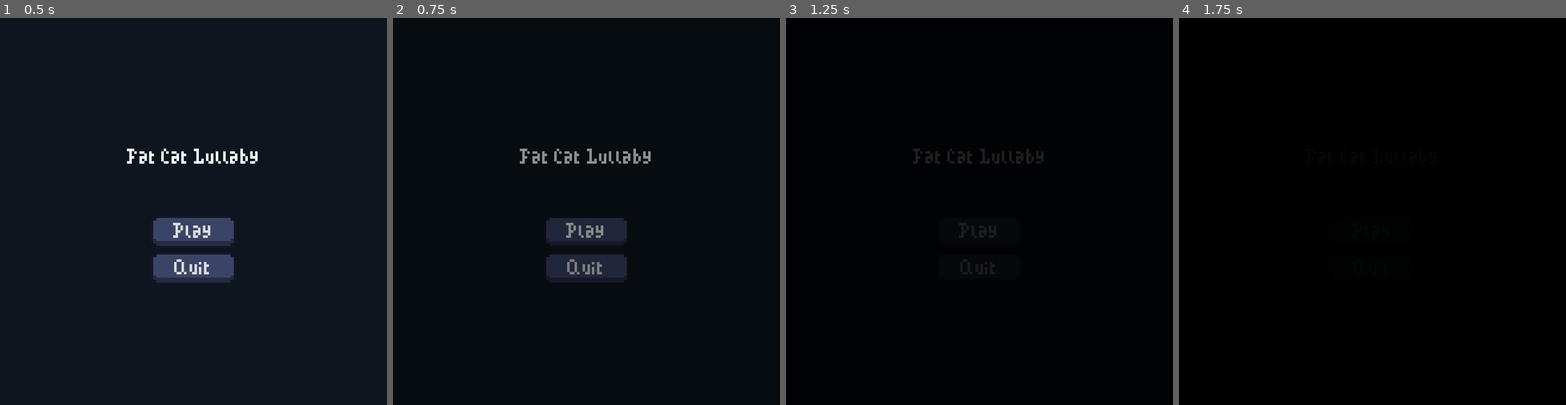
Above: before the commit, frames 1-4 (left to right).
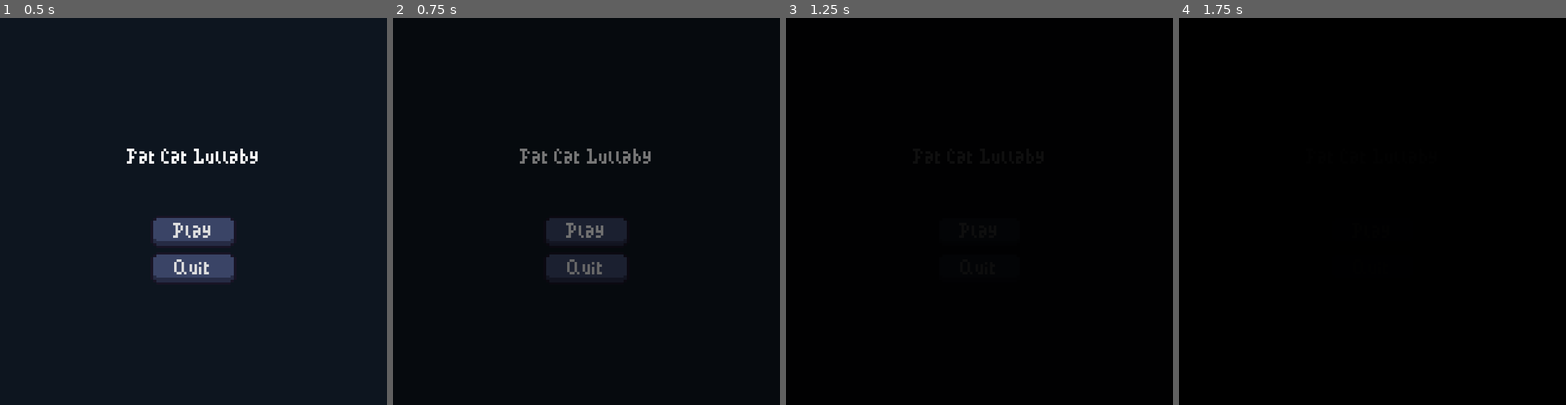
Above: after the commit, the same moments.

Repository: Sooshimi/fat-cat-lullaby
Game: Godot game, scene res://scenes/ui/main_menu.tscn
The game is run twice, just before and just after one commit, with the same random seed, the same clock (stepped at 60 frames per second) and the same inputs.
Inputs:
- Up to frame 1 (0.5 s): no input
- Up to frame 2 (0.75 s): click "Play" at 0.5 s
- Up to frame 3 (1.25 s): no input
- Up to frame 4 (1.75 s): click "Play" at 1.25 s

Frame 1 is identical in both runs. In frame 2, 0.5% of the frame differs, in the area x 32-67%, y 33-57%; in frame 3, less than 0.1%; in frame 4, less than 0.1%.

Commit message:
Speed up fade to black

Diff:
--- a/scenes/ui/main_menu.gd
+++ b/scenes/ui/main_menu.gd
@@ -9,7 +9,7 @@
 
 func _process(delta):
 	if play_pressed:
-		canvas.color = lerp(canvas.color, Color(0,0,0,1), 3 * delta)
+		canvas.color = lerp(canvas.color, Color(0,0,0,1), 4 * delta)
 		music.volume_db = lerp(music.volume_db, -80.0, 1 * delta)
 
 func _on_play_pressed() -> void:
